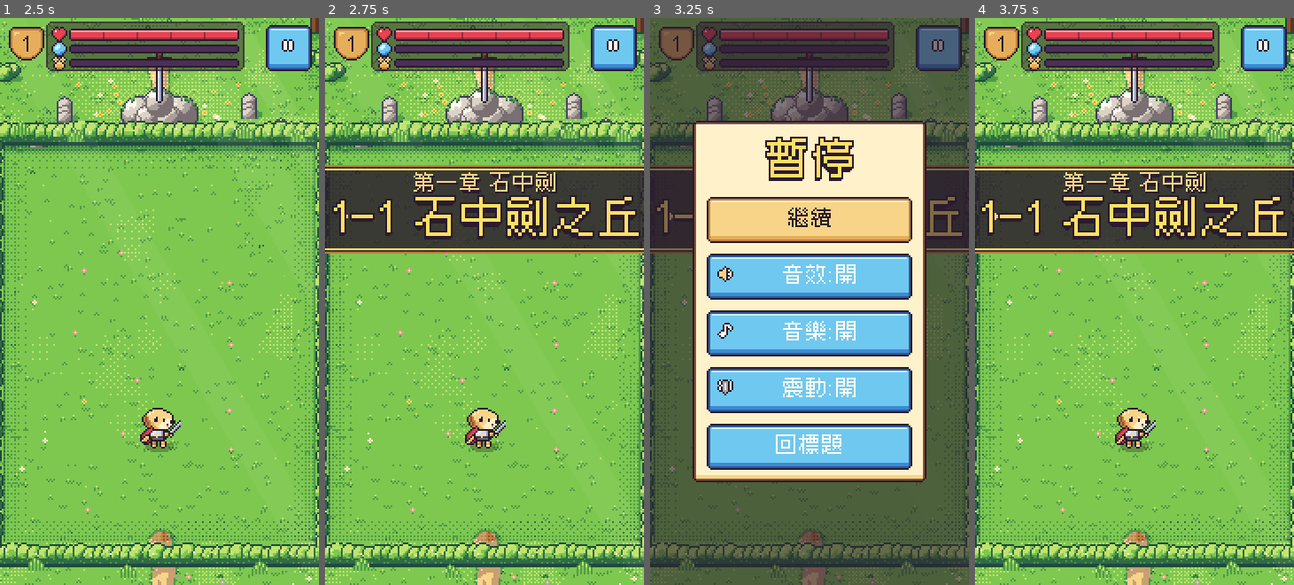
Above: before the commit, frames 1-4 (left to right).
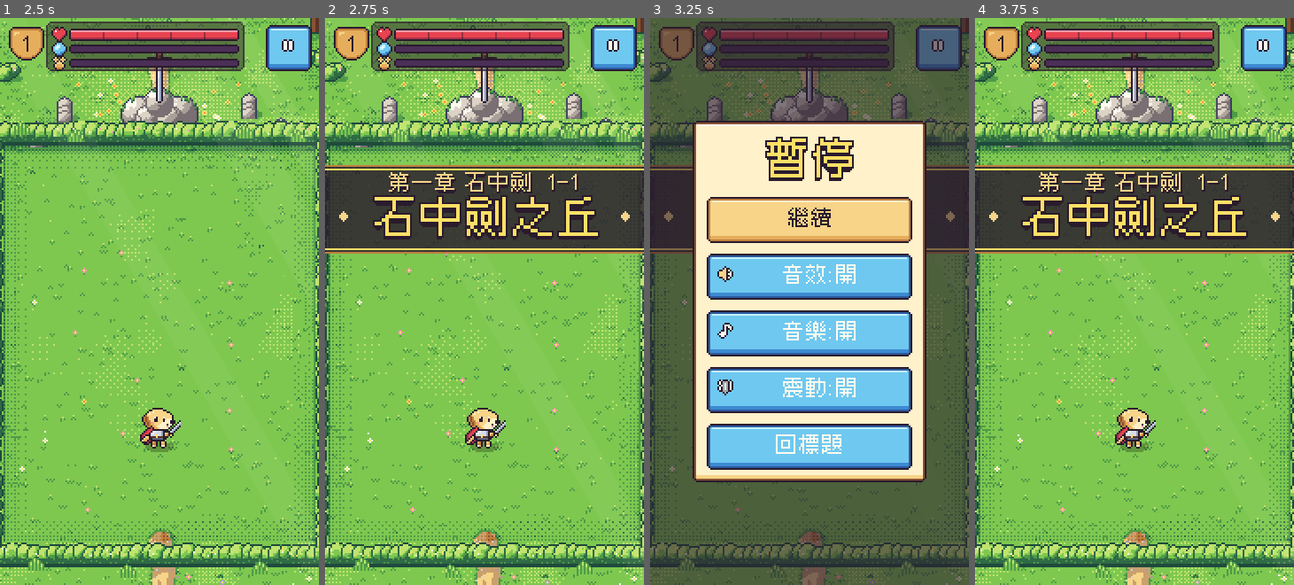
Above: after the commit, the same moments.

Repository: QuantumPrediction/DoggyKnight
Game: Godot game, scene res://game/flow/main.tscn
Two runs of this game, one before a commit and one after it. Both use one fixed random seed, a clock stepped at 60 frames per second and the inputs below.
Inputs (mouse positions are in pixels of both pictures, inside the frame that each line leads up to):
- Up to frame 1 (2.5 s): click "製作名單" at 0.5 s; click "關閉" at 1.25 s; click "開始冒險" at 2 s
- Up to frame 2 (2.75 s): no input
- Up to frame 3 (3.25 s): click (940, 46) at 2.75 s
- Up to frame 4 (3.75 s): click "繼續" at 3.5 s

Frame 1 is identical in both runs. In frame 2, 5.6% of the frame differs, in the area x 2-99%, y 27-40%; in frame 3, 0.4%; in frame 4, 5.6%, in the area x 1-99%, y 27-40%.

Commit message:
[INT] Title card: level code moves to the chapter line so names fit 180 px
"1-4 稻草人包圍網" in the title font was ~192 px wide and overflowed both
edges. Long names fall back to the small font; side diamonds hide when
the name is wide. Test checks every level name stays on screen.

Co-Authored-By: Claude Opus 5.5 <noreply@anthropic.com>
Claude-Session: https://claude.ai/code/session_011zCFYQCUMyXvVY6m2szGHz

Diff:
--- a/tests/line_c/test_hud_polish.gd
+++ b/tests/line_c/test_hud_polish.gd
@@ -52,8 +52,15 @@
 	var card: TitleCard = hud.get("title_card")
 	EventBus.level_started.emit(&"1-2")
 	assert_true(card.visible and card.is_playing(), "level_started 時顯示標題卡")
-	assert_eq(card.name_label.text, tr("LEVEL_1_2"))
-	assert_eq(card.chapter_label.text, tr("CHAPTER_1"))
+	# 關卡編號移到章節那一行(小字),大字只放名稱,免得比畫面寬(整合修正)。
+	assert_eq(card.name_label.text, tr("LEVEL_1_2").split(" ", false, 1)[1])
+	assert_eq(card.chapter_label.text, "%s  %s" % [tr("CHAPTER_1"), "1-2"])
+	for id in ["1-1", "1-2", "1-3", "1-4", "1-5", "1-6"]:
+		EventBus.level_started.emit(StringName(id))
+		var safe := SafeArea.get_safe_rect()
+		assert_true(card.name_label.position.x >= safe.position.x and card.name_label.position.x + card.name_label.size.x <= safe.end.x,
+				"%s 的關卡名稱不超出畫面" % id)
+	EventBus.level_started.emit(&"1-2")
 	var limit := (load("res://ui/hud/hud_config.tres") as HudConfig).title_card_time + 0.2
 	await get_tree().create_timer(limit).timeout
 	assert_false(card.visible, "B 線開始第一波時(約 1.6 秒)標題卡已經收起")
--- a/ui/hud/title_card.gd
+++ b/ui/hud/title_card.gd
@@ -4,6 +4,7 @@
 ## 章節名與關卡名從左邊滑入、停一下、再從右邊滑出。全程不攔觸控,金毛可以照常走動。
 
 const BAND_HEIGHT: float = 50.0
+const MARGIN_X: float = 12.0      # 文字與畫面左右邊的最小距離(避開兩邊的菱形裝飾)
 
 var chapter_label: Label
 var name_label: Label
@@ -27,8 +28,14 @@
 
 ## 顯示標題卡;total 是總長(秒)。
 func play(chapter_text: String, level_text: String, total: float) -> void:
+	# 「1-4 稻草人包圍網」用大字一行會比 180 像素寬:把關卡編號移到章節那一行(小字)。
+	var parts := level_text.split(" ", false, 1)
+	if parts.size() == 2 and parts[0].contains("-"):
+		chapter_text = "%s  %s" % [chapter_text, parts[0]]
+		level_text = parts[1]
 	chapter_label.text = chapter_text
 	name_label.text = level_text
+	name_label.theme_type_variation = &"LabelTitle"
 	visible = true
 	_layout()
 	var rest_c := chapter_label.position
@@ -81,6 +88,10 @@
 	var cy := floorf(safe.position.y + safe.size.y * 0.34)
 	chapter_label.size = chapter_label.get_minimum_size()
 	name_label.size = name_label.get_minimum_size()
+	if name_label.size.x > safe.size.x - MARGIN_X * 2.0:
+		# 保險:名字仍然太長時改用小字,絕不超出畫面。
+		name_label.theme_type_variation = &"LabelLight"
+		name_label.size = name_label.get_minimum_size()
 	var cx := safe.get_center().x
 	chapter_label.position = Vector2(floorf(cx - chapter_label.size.x * 0.5), cy - 22)
 	name_label.position = Vector2(floorf(cx - name_label.size.x * 0.5), cy - 9)
@@ -101,6 +112,8 @@
 	# small diamonds beside the title
 	var cy := r.get_center().y + 4
 	var safe := SafeArea.get_safe_rect()
+	if name_label.size.x > safe.size.x - 40.0:
+		return    # 名字很長時不畫菱形,免得貼著文字
 	for x: float in [safe.position.x + 8, safe.end.x - 13]:
 		var d := PackedVector2Array([Vector2(x + 2.5, cy - 3), Vector2(x + 5, cy), Vector2(x + 2.5, cy + 3), Vector2(x, cy)])
 		draw_colored_polygon(d, PaletteColors.GOLD_L)
